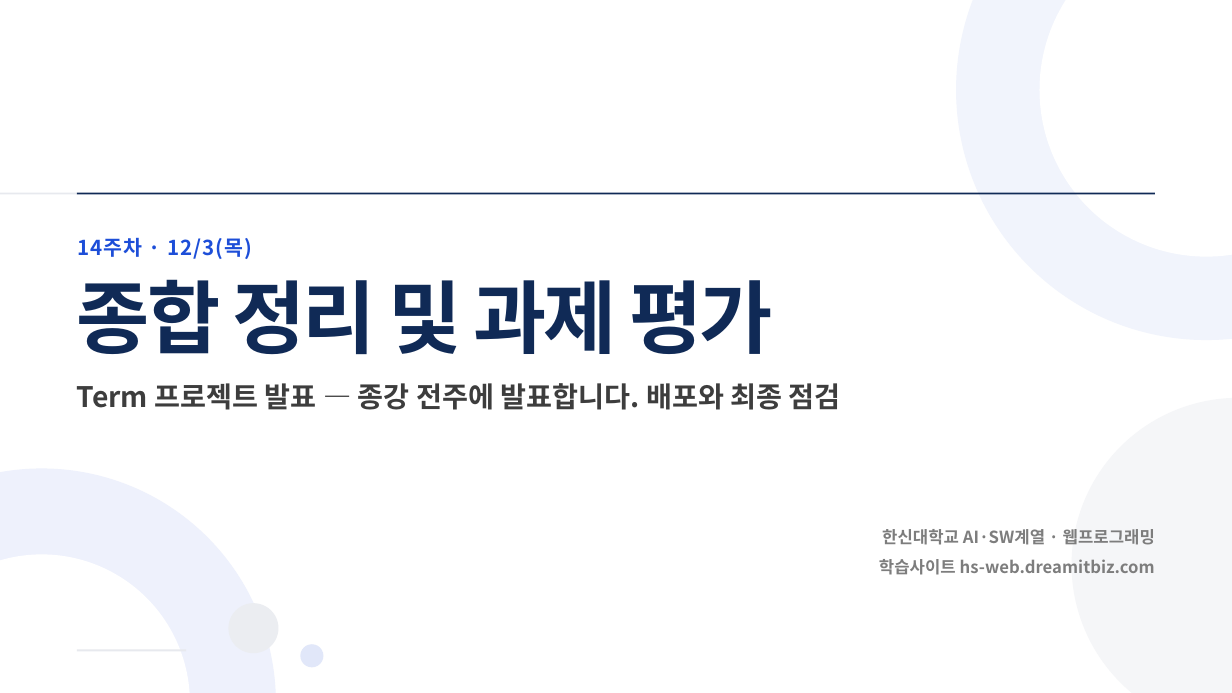
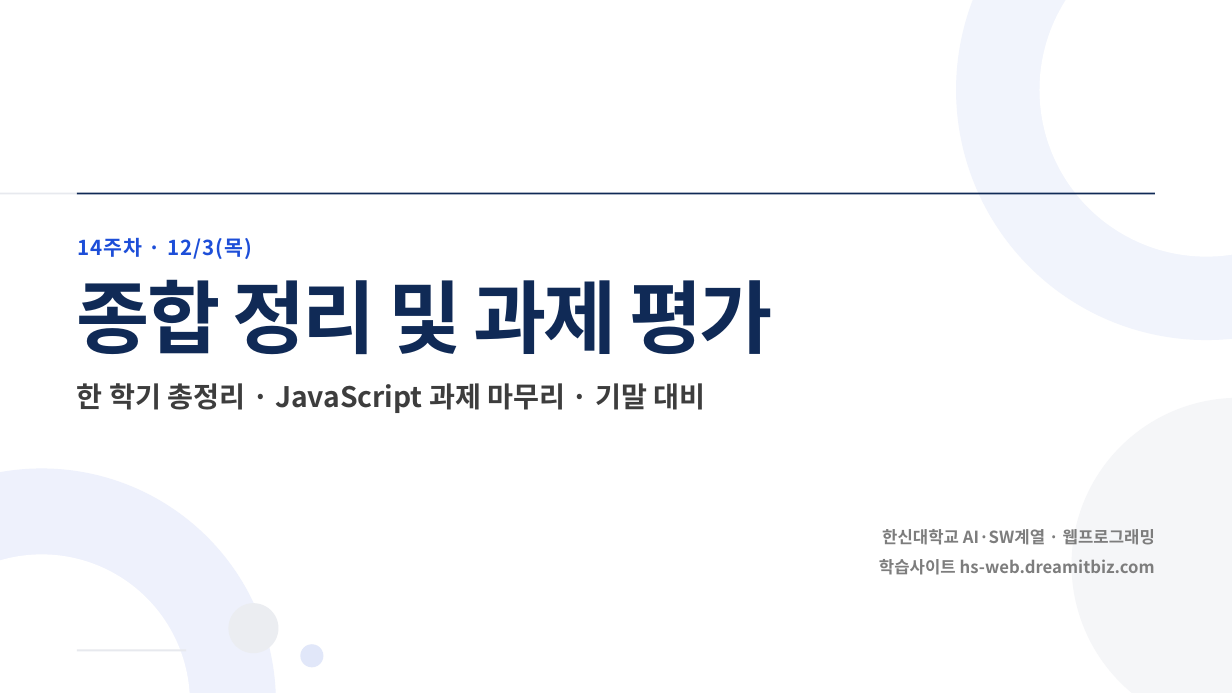
Before and after one commit to jungaistar/materials, a slide deck: slide 1 of hs-web/W14_종합_정리_및_과제_평가.pptx. Drawn at 1232x693 pixels with LibreOffice and Linux fonts; fonts in the diff are those of the drawing. Boxes give left, top, right and bottom in pixels: in the first picture for what was removed or moved away, otherwise in the second. Text is boxed around its words. In the diff, an @@ line names an element or a change of style, - is before the commit and + after.

Commit message:
hs-web 슬라이드 다시 굽기: W14_종합_정리_및_과제_평가.pptx (14주차 JS 과제 마무리 · 15주차 온라인 기말)

```diff
--- a/hs-web/W14_종합_정리_및_과제_평가.pptx
+++ b/hs-web/W14_종합_정리_및_과제_평가.pptx
@@ text at <box>77,383,705,413</box>: text changed @@
-Term 프로젝트 발표 — 종강 전주에 발표합니다. 배포와 최종 점검
+한 학기 총정리 · JavaScript 과제 마무리 · 기말 대비
```
Also in this commit, not shown: 42 other slides changed, 4 slides added, 2 slides removed.
